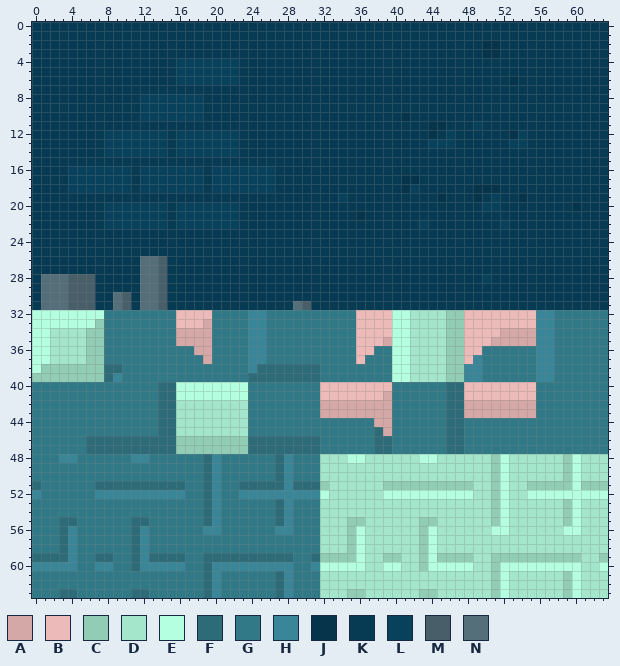
A pixel-art sprite gets an edit: Villeon/Villeon/Assets/TileMap/TilesetImages/DungeonTileSet.png. Above, as it was before the edit.
The file is 64x64 pixels.
Palette (. is transparent): A #d4a8a7  B #ebbab9  C #91ccb4  D #a3e6cb  E #b5ffe1  F #2d6b79  G #327988  H #388697  J #06344a  K #073b53  L #08415c  M #485e68  N #556f7a
Pixels before (only the part around the change), first column x 18:
 0 KKKKKKKKKKKKKKKKKKKKKKKKKKK
 1 KKKKKKKKKKKKKKKKKKKKKKKKKKK
 2 KKKKKKKKKKKKKKKKKKKKKKKKKKK
 3 KKKKKKKKKKKKKKKKKKKKKKKKKKK
 4 LLLLLKKKKKKKKKKKKKKKKKKKKKK
 5 LLLLLKKKKKKKKKKKKKKKKKKKKKK
 6 LLLLLKKKKKKKKKKKKKKKKKKKKKK
 7 KKKKKKKKKKKKKKKKKKKKKKKKKKK
 8 LKKKKKKKKKKKKKKKKKKKKKKKKKK
 9 LKKKKKKKKKKKKKKKKKKKKKKKKKK
10 LKKKKKKKKKKKKKKKKKKKKKKJKKK
11 KKKKKKKKKKKKKKKKKKKKKKKKKKJ
12 LLLLLKKKKKKKKKKKKKKKKKKKKKJ
13 LLLLLKKKKKKKKKKKKKKKKKKKKKL
14 LLLLLKKKKKKKKKKKKKKKKKKKKKK
15 KKKKKKKKKKKKKKKKKKKKKKKKKKK
16 LKLLLLLLLKKKKKKKKKKKKKKKKKK
17 LKLLLLLLLKKKKKKKKKKKKKKJJKK
The result:
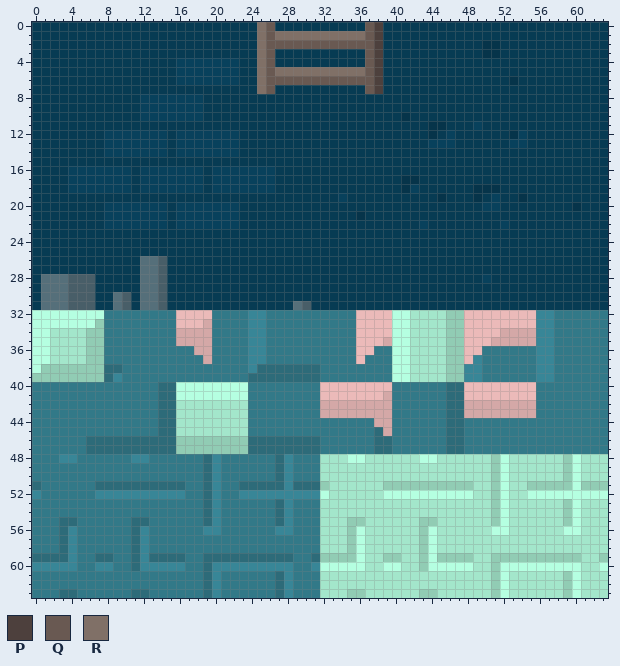
Colours new in this view: P #4d403d  Q #695952  R #807067
The commit says: Added ladder to dungeontile
From old to new:
Colour K gives way to colour P in rows 0 to 7 at x 38.
Colour K gives way to colour Q in rows 0 to 1 at x 26 and 37; in row 2 at x 26 to 37; in rows 3 to 5 at x 26 and 37; in row 6 at x 26 to 37; in row 7 at x 26 and 37.
Colour K gives way to colour R in row 0 at x 25; in row 1 at x 25 and 27 to 36; in rows 2 to 4 at x 25; in row 5 at x 25 and 27 to 36; in rows 6 to 7 at x 25.
Where, in picture pixels (left, top, right, bottom), the same in both pictures:
changed: (257, 22, 383, 94)
